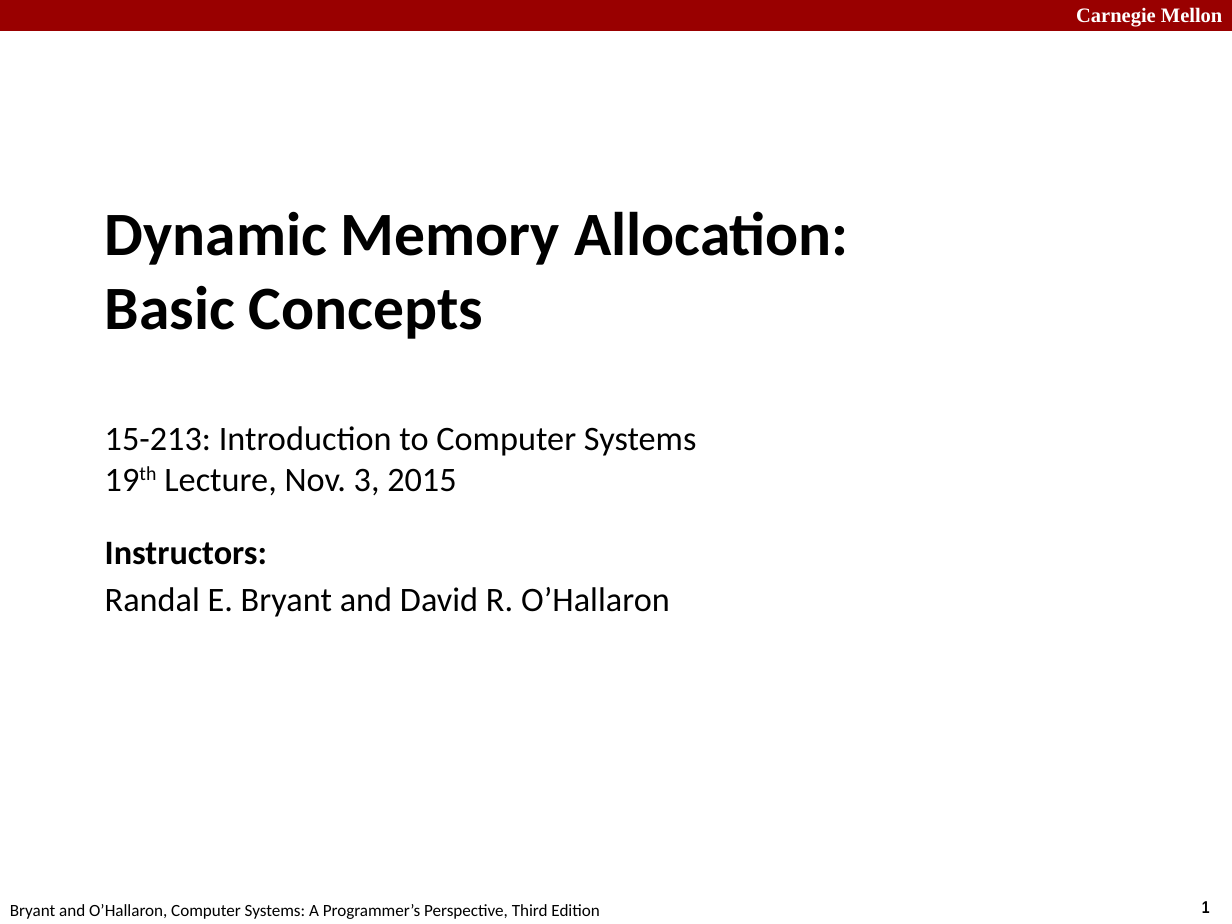
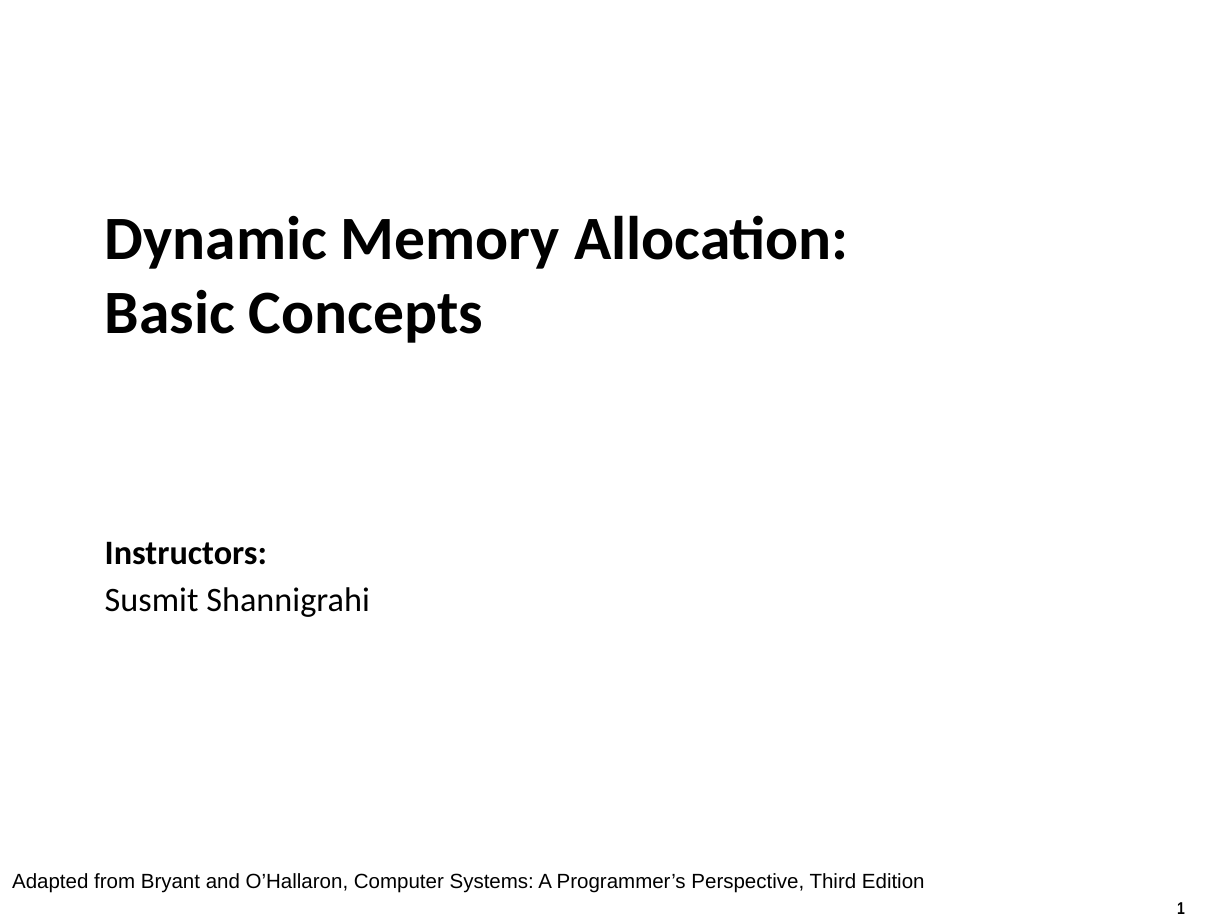
Before and after one commit to tntech-ngin/F24-CSC2770, a slide deck: slide 1 of docs/lectures_source/lectures/originals/19-malloc-basic.pptx. Drawn at 1232x924 pixels with LibreOffice and Linux fonts; fonts in the diff are those of the drawing. Boxes give left, top, right and bottom in pixels: in the first picture for what was removed or moved away, otherwise in the second. Text is boxed around its words. In the diff, an @@ line names an element or a change of style, - is before the commit and + after.

```diff
--- a/docs/lectures_source/lectures/originals/19-malloc-basic.pptx
+++ b/docs/lectures_source/lectures/originals/19-malloc-basic.pptx
@@ rectangle removed at (0,0,1232,31) @@
@@ text removed at (1076,7,1222,27) @@
-Carnegie Mellon
@@ title at (105,215,849,343): text changed; size 20 to 36 pt; bold on @@
-Dynamic Memory Allocation:
-Basic Concepts
-15-213: Introduction to Computer Systems
-19th Lecture, Nov. 3, 2015
+Dynamic Memory Allocation:
+Basic Concepts
@@ subtitle at (105,587,370,617): text changed @@
-Randal E. Bryant and David R. O’Hallaron
+Susmit Shannigrahi
@@ text added at (12,873,925,893), 12 pt, text #000000 @@
+Adapted from Bryant and O’Hallaron, Computer Systems: A Programmer’s Perspective, Third Edition
@@ page number: place and size @@
-page number at (1202,901,1210,913)
+page number at (1177,902,1185,914)
@@ text removed at (10,904,599,919) @@
-Bryant and O’Hallaron, Computer Systems: A Programmer’s Perspective, Third Edition
```
Also in this commit, not shown: 32 other slides changed, 43 other files.
